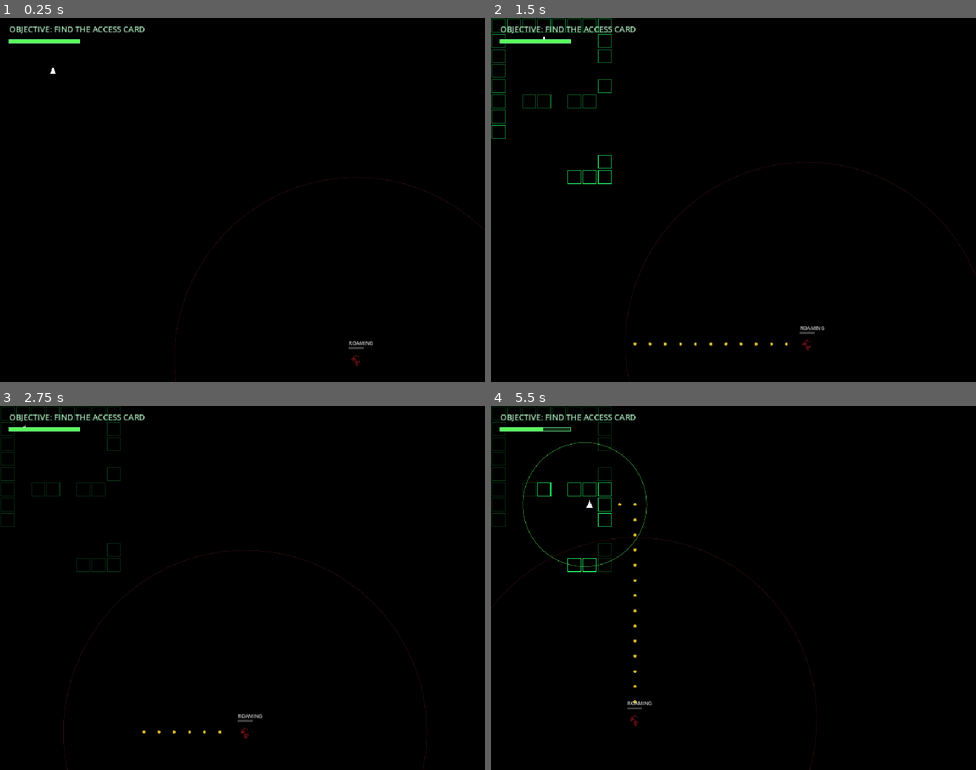
Above: before the commit, frames 1-4 (two rows, left to right).
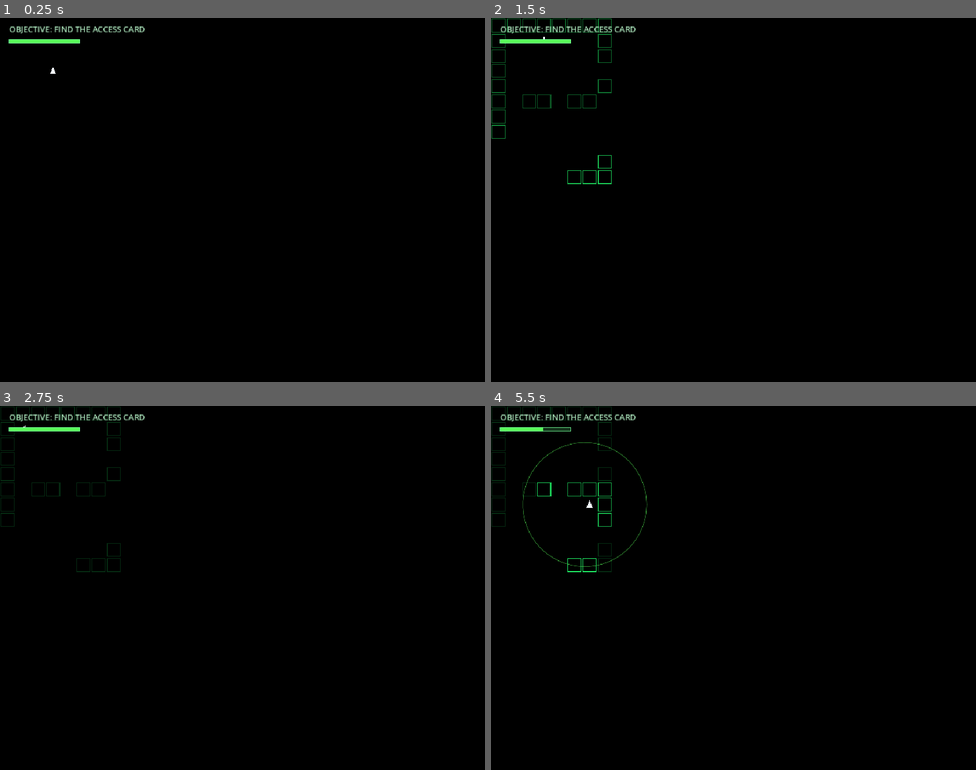
Above: after the commit, the same moments.

Repository: UnderstoodUseYourUsernameHere/Sonar
Game: Godot game, scene res://scenes/main.tscn
Same seed, same stepped clock (60 frames per second), same inputs: the game is played once before the commit and once after it.
Inputs (mouse positions are in pixels of both pictures, inside the frame that each line leads up to):
- Up to frame 1 (0.25 s): no input
- Up to frame 2 (1.5 s): tap Enter at 0.5 s; move the mouse to (709, 272) at 0.52 s; hold W (move_up) from 0.53 s (still down); tap Space (ping) at 0.6 s; click (709, 272) at 0.67 s; move the mouse to (879, 254) at 1.27 s; tap Alt at 1.35 s
- Up to frame 3 (2.75 s): move the mouse to (97, 533) at 2.02 s; release W (move_up) at 2.03 s; hold Left (move_left) from 2.03 s (still down); tap Shift at 2.1 s
- Up to frame 4 (5.5 s): move the mouse to (757, 588) at 2.77 s; tap one key every 0.75 s from 2.85 s: Space (ping) Alt Shift Space (ping); click (757, 588) at 2.92 s; move the mouse to (660, 497) at 3.52 s; release Left (move_left) at 3.53 s; hold S (move_down) 3.53-4.28 s; move the mouse to (840, 569) at 4.27 s; hold Right (move_right) 4.28-5.03 s; move the mouse to (636, 606) at 5.02 s; hold W (move_up) from 5.03 s (still down); click (636, 606) at 5.17 s

The runs differ from the first frame. In frame 1, 0.2% of the frame differs, in the area x 36-100%, y 43-100%; in frame 2, 0.3%; in frame 3, 0.3%, in the area x 13-89%, y 39-100%; in frame 4, 0.3%.

Commit message:
Add passive proximity sense with directional sense

Diff:
--- a/scripts/main.gd
+++ b/scripts/main.gd
@@ -27,6 +27,18 @@
 const FOOTSTEP_NOISE_RANGE_TILES: float = 3.5
 const FOOTSTEP_RING_COLOR: Color = Color(0.35, 1.0, 0.35, 1.0)
 
+const SENSE_RANGE_TILES: float = 7.0 ## When its actively hunting
+const SENSE_RANGE_QUIET_TILES: float = 4.0 ## Wandering
+const SENSE_INTERVAL_FAR: float = 0.9
+const SENSE_INTERVAL_NEAR: float = 0.22
+const SENSE_ARC_DURATION: float = 0.7
+const SENSE_ARC_SPAN: float = 0.9 ## Radians at full width, damn i hate math
+const SENSE_ARC_SPEED: float = 95.0 ## How many pixels per second outward
+const SENSE_ARC_START: float = TILE_SIZE * 0.55
+const SENSE_STAMP_DURATION: float = 0.55
+const SENSE_JITTER_MAX: float = TILE_SIZE * 1.1
+const SENSE_COLOR: Color = Color(1.0, 0.25, 0.30, 1.0)
+
 const AWARENESS_PER_PING: float = 0.45
 const AWARENESS_PER_FOOTSTEP: float = 0.06
 const AWARENESS_DECAY_PER_SECOND: float = 0.04
@@ -79,7 +91,7 @@
 const EXIT_DIM_ALPHA: float = 0.30
 const EXIT_FLASH_DURATION: float = 1.0
 
-const DEBUG_SHOW_MONSTER: bool = true
+const DEBUG_SHOW_MONSTER: bool = false
 
 const MAP_ROWS: Array[String] = [
 	"################################",
@@ -118,6 +130,13 @@
 		origin = start_origin
 		origin_cell = start_cell
 
+class SenseArc:
+	var origin: Vector2
+	var angle: float = 0.0
+	var closeness: float = 0.0 ## 0 is furthest, 1 is closest
+	var born_time: float = 0.0
+
+
 enum MonsterState {
 	ROAMING,
 	INVESTIGATING,
@@ -186,6 +205,12 @@
 var monster_search_wait_remaining: float = 0.0
 var monster_snapshot_position: Vector2 = Vector2.ZERO
 var monster_snapshot_time: float = -1000.0
+
+var sense_arcs: Array[SenseArc] = []
+var next_sense_time: float = 0.0
+var monster_sense_position: Vector2 = Vector2.ZERO
+var monster_sense_time: float = -1000.0
+var monster_sense_confidence: float = 0.0
 
 var monster_stalk_target: Vector2i = Vector2i.ZERO
 var monster_stalk_distance: int = MONSTER_STALK_DISTANCE_START
@@ -674,6 +699,7 @@
 
 	_update_pulses(delta)
 	_update_monster_movement(delta)
+	_update_proximity_sense()
 	_update_monster_ai(delta)
 	_check_card_collection()
 	_check_player_caught()
@@ -825,6 +851,52 @@
 		if active_pulses[i].radius >= PING_MAX_RADIUS:
 			active_pulses.remove_at(i)
 
+func _sense_range_for_state() -> float:
+	match monster_state:
+		MonsterState.ROAMING, MonsterState.SEARCHING:
+			return SENSE_RANGE_QUIET_TILES
+		_:
+			return SENSE_RANGE_TILES
+
+func _update_proximity_sense() -> void:
+	for i in range(sense_arcs.size() -1, -1, -1):
+		if game_time - sense_arcs[i].born_time > SENSE_ARC_DURATION:
+			sense_arcs.remove_at(i)
+
+	if game_time < next_sense_time:
+		return
+
+	var to_monster: Vector2 = monster_draw_position - player_draw_position
+	var distance_tiles: float = to_monster.length() / TILE_SIZE
+	var range_tiles: float = _sense_range_for_state()
+
+	if distance_tiles > range_tiles:
+		next_sense_time = game_time + SENSE_INTERVAL_FAR
+		return
+
+	var closeness: float = 1.0 - clampf(distance_tiles / range_tiles, 0.0, 1.0)
+
+	next_sense_time = game_time + lerpf(SENSE_INTERVAL_FAR, SENSE_INTERVAL_NEAR, closeness)
+
+	var arc: SenseArc = SenseArc.new()
+	arc.origin = player_draw_position
+	arc.angle = to_monster.angle()
+	arc.closeness = closeness
+	arc.born_time = game_time
+	sense_arcs.append(arc)
+
+	var jitter: float = SENSE_JITTER_MAX * (1.0 - closeness)
+
+	if not _has_line_of_sight(player_cell, _cell_from_position(monster_draw_position)):
+		jitter += SENSE_JITTER_MAX * 0.6
+
+	monster_sense_position = monster_draw_position + Vector2(
+		monster_rng.randf_range(-jitter, jitter),
+		monster_rng.randf_range(-jitter, jitter)
+	)
+	monster_sense_time = game_time
+	monster_sense_confidence = closeness
+
 func _update_monster_ai(delta: float) -> void:
 	var decay_rate: float = AWARENESS_DECAY_PER_SECOND
 	if monster_state == MonsterState.STALKING:
@@ -973,6 +1045,8 @@
 	_draw_pulses()
 	_draw_access_card()
 	_draw_exit_marker()
+	_draw_sense_arcs()
+	_draw_sense_contact()
 	_draw_monster_snapshot()
 
 	if DEBUG_SHOW_MONSTER:
@@ -1199,6 +1273,38 @@
 	)
 
 	_draw_monster_at(monster_snapshot_position, alpha)
+
+func _draw_sense_arcs() -> void:
+	for arc in sense_arcs:
+		var age: float = game_time - arc.born_time
+		var t: float = clampf(age / SENSE_ARC_DURATION, 0.0, 1.0)
+
+		var radius: float = SENSE_ARC_START + SENSE_ARC_SPEED * age
+		var alpha: float  = (1.0 - t) * lerpf(0.30, 0.95, arc.closeness)
+
+		var span: float = SENSE_ARC_SPAN * lerpf(1.7, 0.55, arc.closeness)
+
+		draw_arc(
+			arc.origin,
+			radius,
+			arc.angle - span * 0.5,
+			arc.angle + span * 0.5,
+			20,
+			Color(SENSE_COLOR, alpha),
+			1.5,
+			true
+		)
+
+func _draw_sense_contact() -> void:
+	var age: float = game_time - monster_sense_time
+
+	if age < 0.0 or age > SENSE_STAMP_DURATION:
+		return
+
+	var fade: float =  1.0 - age / SENSE_STAMP_DURATION
+	var alpha: float  = fade * lerpf(0.20, 0.75, monster_sense_confidence)
+
+	_draw_monster_at(monster_sense_position, alpha)
 
 func _draw_monster_ai_debug() -> void:
 	var target_center: Vector2
